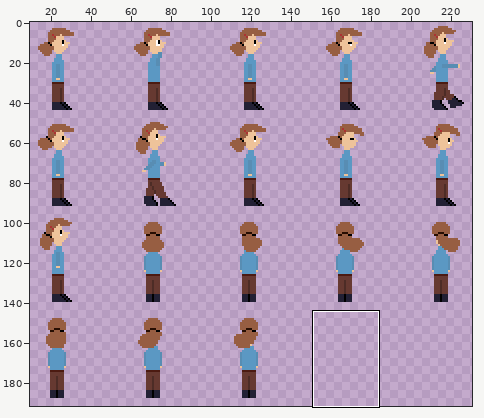
File history of a sprite sheet, scenes/characters/alicia/alicia_adulta.png. Above: a wide view before the commit, with the close-up outlined.
Close-up. Old version:
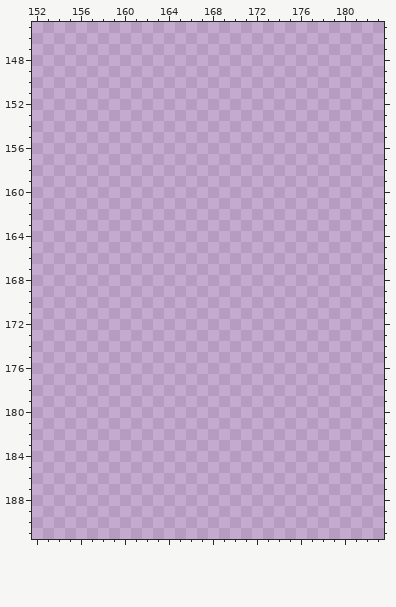
The file is 240x192 pixels. Shown: x 152..183, y 145..191. The wide view leaves out empty margins.
Palette (. is transparent): 
After:
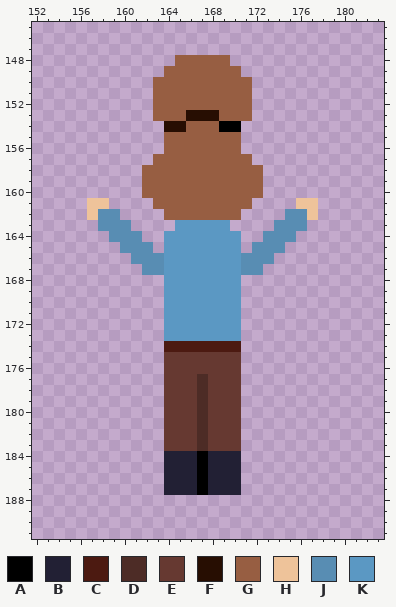
Colours new in this view: A #000000  B #222034  C #4c1a11  D #4d2c26  E #663931  F #270e02  G #975e42  H #eec39a  J #588db3  K #5b98c3
Changes in this commit:
y 148: x 165..169 ..... -> GGGGG
y 149: x 164..170 ....... -> GGGGGGG
y 150..152: x 163..171 ......... -> GGGGGGGGG
y 153: x 163..171 ......... -> GGGFFFGGG
y 154: x 164..170 ....... -> FFGGGAA
y 155..156: x 164..170 ....... -> GGGGGGG
y 157: x 163..171 ......... -> GGGGGGGGG
y 158..160: x 162..172 ........... -> GGGGGGGGGGG
y 161: x 157..158 .. -> HH; x 163..171 ......... -> GGGGGGGGG; x 176..177 .. -> HH
y 162: x 157..159 ... -> HJJ; x 164..170 ....... -> GGGGGGG; x 175..177 ... -> JJH
y 163: x 158..160 ... -> JJJ; x 165..169 ..... -> KKKKK; x 174..176 ... -> JJJ
y 164: x 159..161 ... -> JJJ; x 164..170 ....... -> KKKKKKK; x 173..175 ... -> JJJ
y 165: x 160..162 ... -> JJJ; x 164..170 ....... -> KKKKKKK; x 172..174 ... -> JJJ
y 166: x 161..173 ............. -> JJJKKKKKKKJJJ
y 167: x 162..172 ........... -> JJKKKKKKKJJ
y 168..173: x 164..170 ....... -> KKKKKKK
y 174: x 164..170 ....... -> CCCCCCC
y 175..176: x 164..170 ....... -> EEEEEEE
y 177..183: x 164..170 ....... -> EEEDEEE
y 184..187: x 164..170 ....... -> BBBABBB
Where, in picture pixels (left, top, right, bottom), the same in both close-ups:
added: (87, 55, 318, 495)
